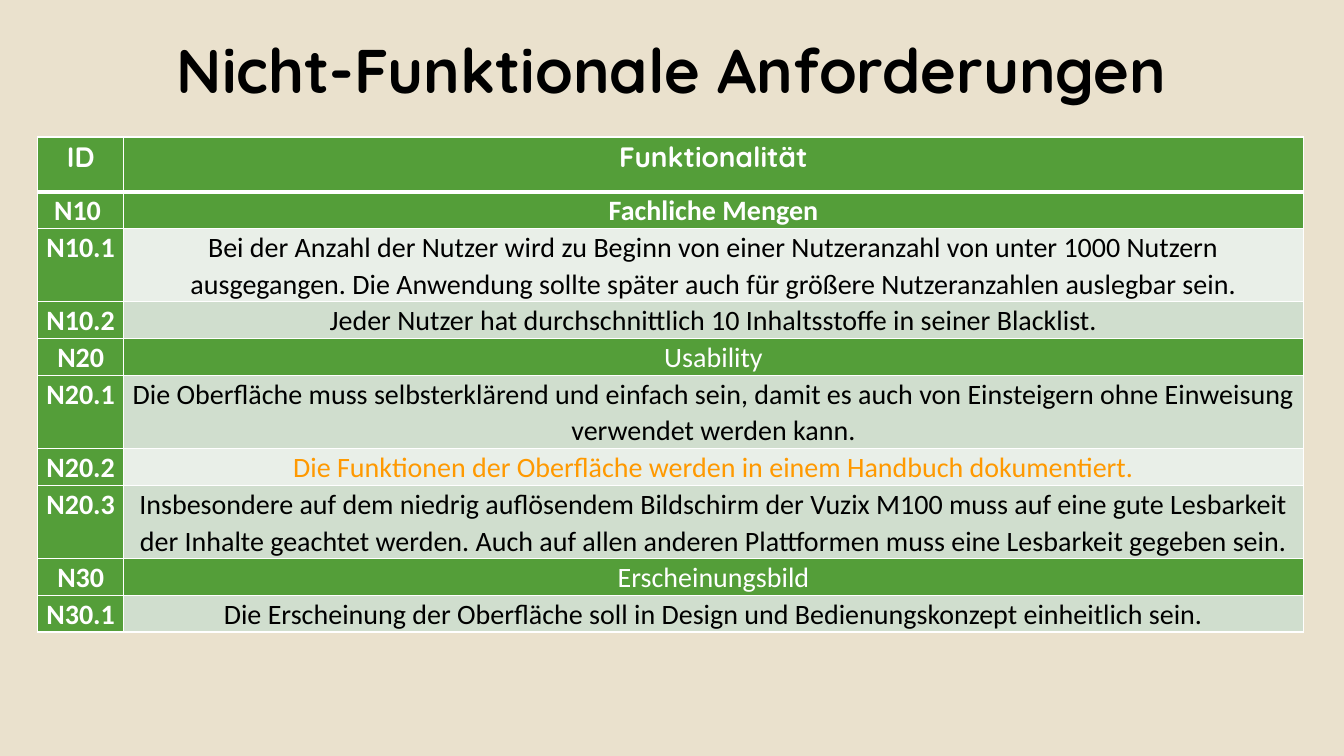
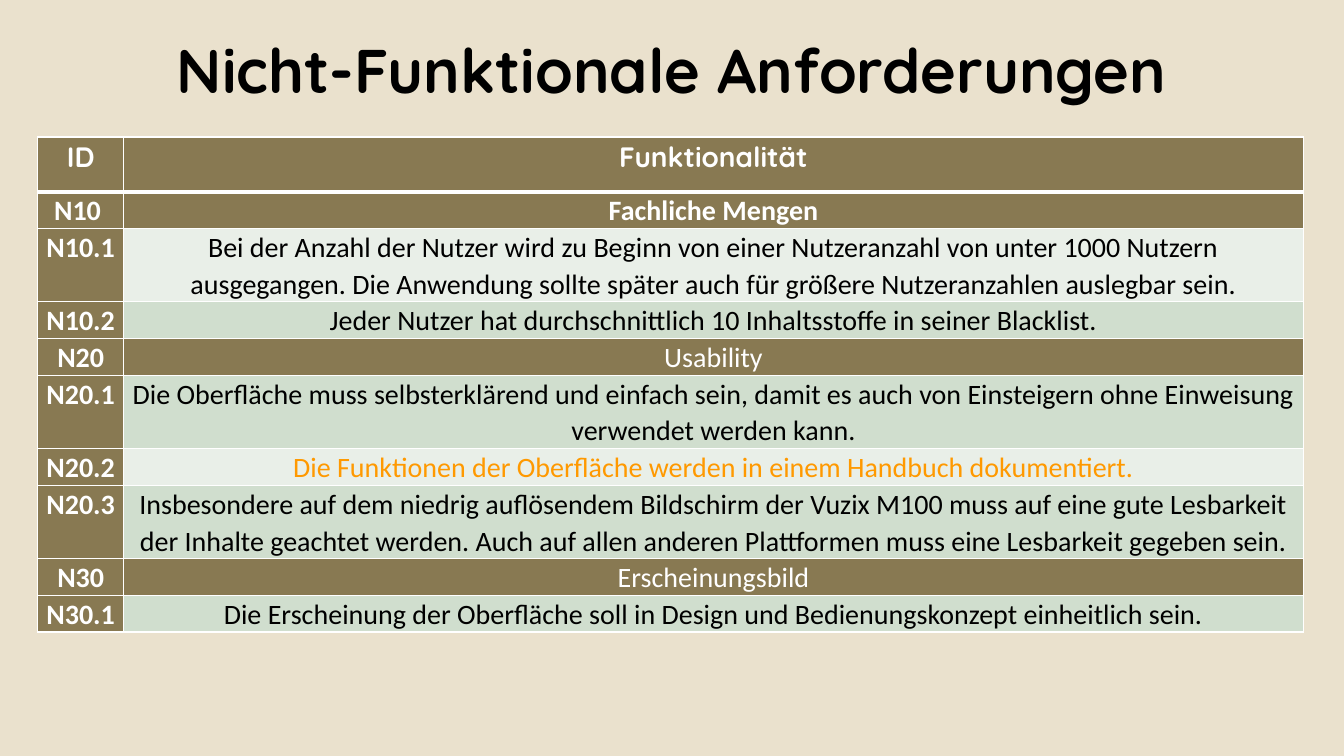
Before and after one commit to Alergeek/Dokumentation, a slide deck: slide 6 of Docs/AbschlussPräsi.pptx. Drawn at 1344x756 pixels with LibreOffice and Linux fonts; fonts in the diff are those of the drawing; background and template pictures are left out. Boxes give left, top, right and bottom in pixels: in the first picture for what was removed or moved away, otherwise in the second. Text is boxed around its words. In the diff, an @@ line names an element or a change of style, - is before the commit and + after.

```diff
--- a/Docs/AbschlussPräsi.pptx
+++ b/Docs/AbschlussPräsi.pptx
@@ table at (37, 137, 1303, 633) @@
@@ fill #549E39 to #887952 in 14 cells @@
```
Also in this commit, not shown: 6 other slides changed, 2 slides added, 1 slide removed, 1 other file.
